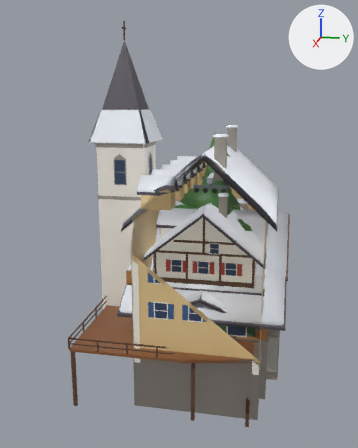
Two versions of the glTF model apps/client/public/env/snow.glb, one commit apart.
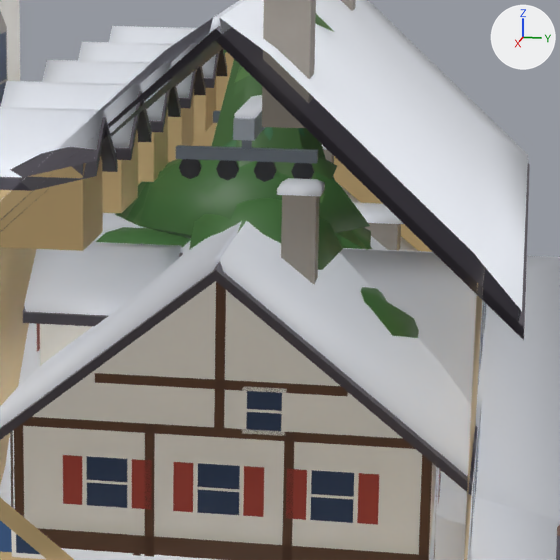
There are two pictures of each version: one whole from a 50 mm lens placed at (45.3, 5.8, 20.6), pointed at (1.0, -3.1, 9.5), one close up on the part from 42% to 80% of the width and 33% to 64% of the height. The lights are fixed; the arrows at upper right show +X, +Y and +Z. The last two pictures show the newer version. Everything nearer to the camera than a plane just in front of the edit is cut away. Vertices at exactly the same position are counted once.

The first close-up shows 'chalet_b', 'church', 'fir_old', 'fir_old_lod', 'hotel', 'inn', 'lift_tower', 'lodge', 'pine_scots', 'pine_scots_lod' and 3 more.
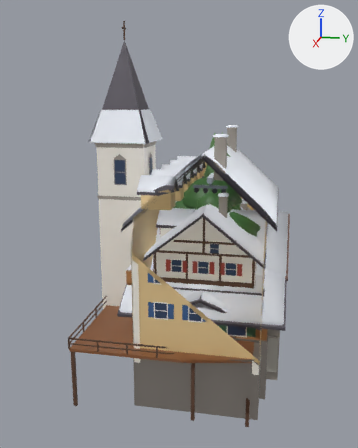
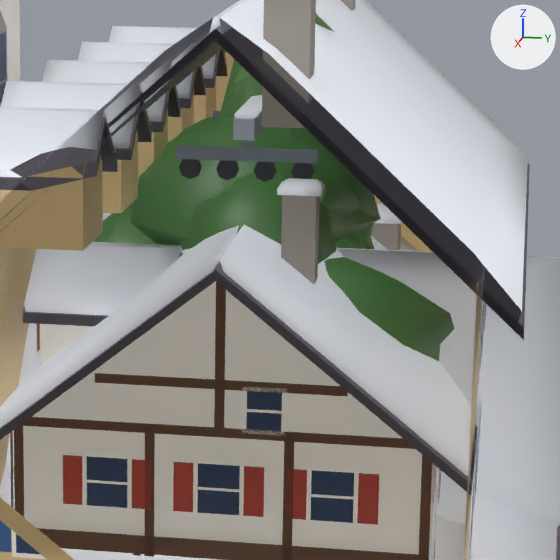
Changed parts and their boxes [x1, y1, x2, y2] in the close-ups (560 x 560 px):
'pine_scots', reshaped
    before: [96, 159, 419, 338]
    after: [93, 115, 454, 361]
'pine_scots_lod', reshaped
    before: [126, 160, 372, 249]
    after: [215, 139, 374, 249]
part 1 of me_pine_scots, rebuilt
    before: [189, 198, 343, 270]
    after: [179, 173, 336, 264]
part 2 of me_pine_scots, rebuilt (mostly hidden)
    before: [336, 234, 347, 248]
    after: [335, 239, 346, 248]
part 3 of me_pine_scots, rebuilt
    before: [96, 227, 191, 247]
    after: [93, 207, 161, 245]
part 4 of me_pine_scots, rebuilt
    before: [361, 287, 419, 338]
    after: [324, 257, 454, 361]
part 5 of me_pine_scots, rebuilt
    before: [115, 159, 335, 239]
    after: [128, 115, 381, 250]
part 6 of me_pine_scots_lod, rebuilt
    before: [126, 160, 370, 236]
    after: [215, 139, 360, 217]
part 7 of me_pine_scots_lod, rebuilt (17% taller)
    before: [342, 227, 372, 249]
    after: [343, 223, 374, 249]

Edits to the bpy script that builds the scene:
```text
Change me_pine_scots:
    used by ob_pine_scots; location = (0.0, 0.0, 0.0)
    remove me_pine_scots.from_pydata(...)  # 183 vertices, 302 faces; spans x -3.91..3.89, y -4.63..3.87, z -1.0..13.22
    add me_pine_scots.from_pydata(...)  # 218 vertices, 372 faces; spans x -3.91..3.91, y -4.84..4.64, z -1.0..13.97
    me_pine_scots part 1: the loose piece of 23 vertices spanning x -0.43..3.7, y -1.32..1.97, z 10.56..12.38 is rebuilt with 30 vertices and now spans x -0.35..3.58, y -1.98..1.82, z 10.31..12.92
    me_pine_scots part 2: the loose piece of 23 vertices spanning x -3.91..0.17, y -1.96..2.31, z 9.72..11.78 is rebuilt with 30 vertices and now spans x -3.91..0.71, y -2.24..2.19, z 9.43..12.39
    me_pine_scots part 3: the loose piece of 23 vertices spanning x -1.84..2.55, y -4.63..-0.19, z 9.01..11.15 is rebuilt with 30 vertices and now spans x -1.99..2.56, y -4.84..-0.68, z 8.71..11.79
    me_pine_scots part 4: the loose piece of 23 vertices spanning x -0.42..3.89, y -0.21..3.87, z 8.31..10.42 is rebuilt with 30 vertices and now spans x -0.27..3.91, y 0.11..4.64, z 8.02..11.04
    me_pine_scots part 5: the loose piece of 23 vertices spanning x -2.6..2.65, y -3.48..2.01, z 10.71..13.22 is rebuilt with 30 vertices and now spans x -2.78..2.55, y -3.18..2.64, z 10.36..13.97
Change me_pine_scots_lod:
    used by ob_pine_scots_lod; location = (0.0, 0.0, 0.0)
    remove me_pine_scots_lod.from_pydata(...)  # 63 vertices, 106 faces; spans x -3.1..3.41, y -2.93..2.89, z -1.0..13.21
    add me_pine_scots_lod.from_pydata(...)  # 78 vertices, 136 faces; spans x -3.11..3.51, y -2.57..2.64, z -1.0..13.52
    me_pine_scots_lod part 6: the loose piece of 17 vertices spanning x -2.0..3.03, y -2.93..2.51, z 10.81..13.21 is rebuilt with 22 vertices and now spans x -2.14..2.68, y -2.57..2.27, z 10.66..13.52
    me_pine_scots_lod part 7: the loose piece of 17 vertices spanning x -3.1..0.21, y -0.53..2.89, z 9.71..11.36 is rebuilt with 22 vertices and now spans x -3.11..0.6, y -0.7..2.64, z 9.65..11.49
    other edits to the shape of me_pine_scots_lod do not show in these pictures
```
